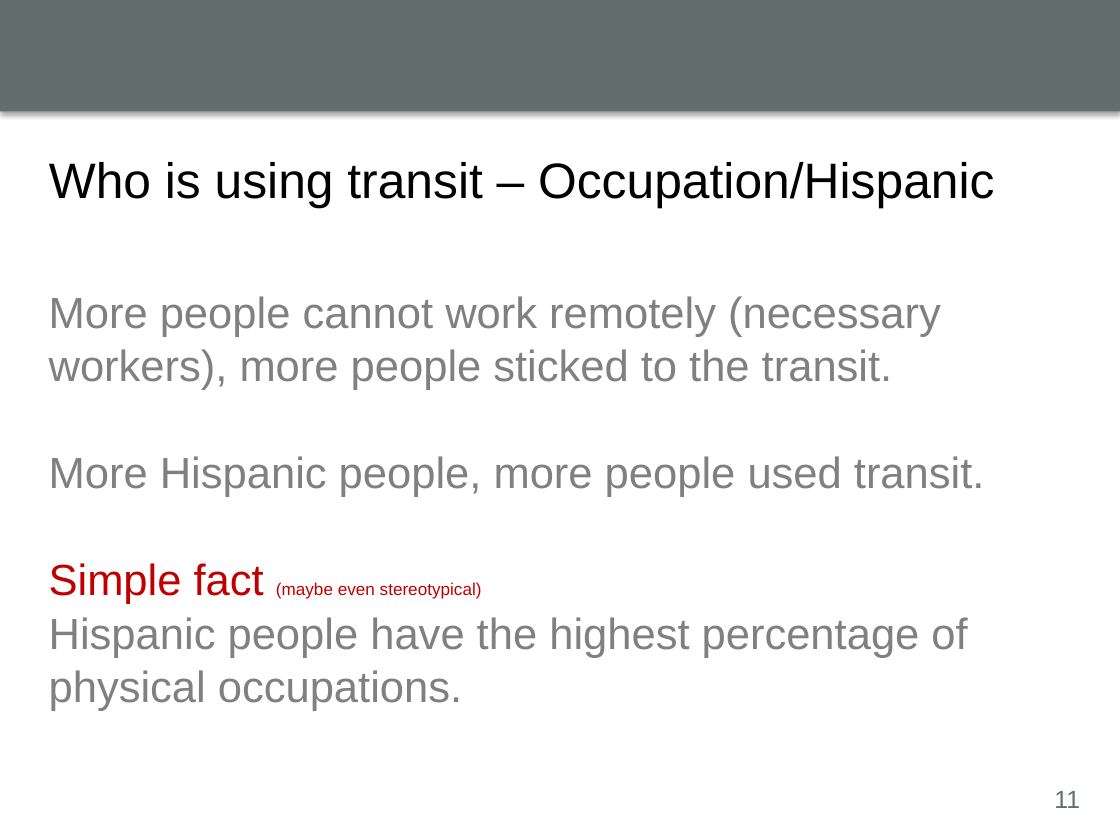
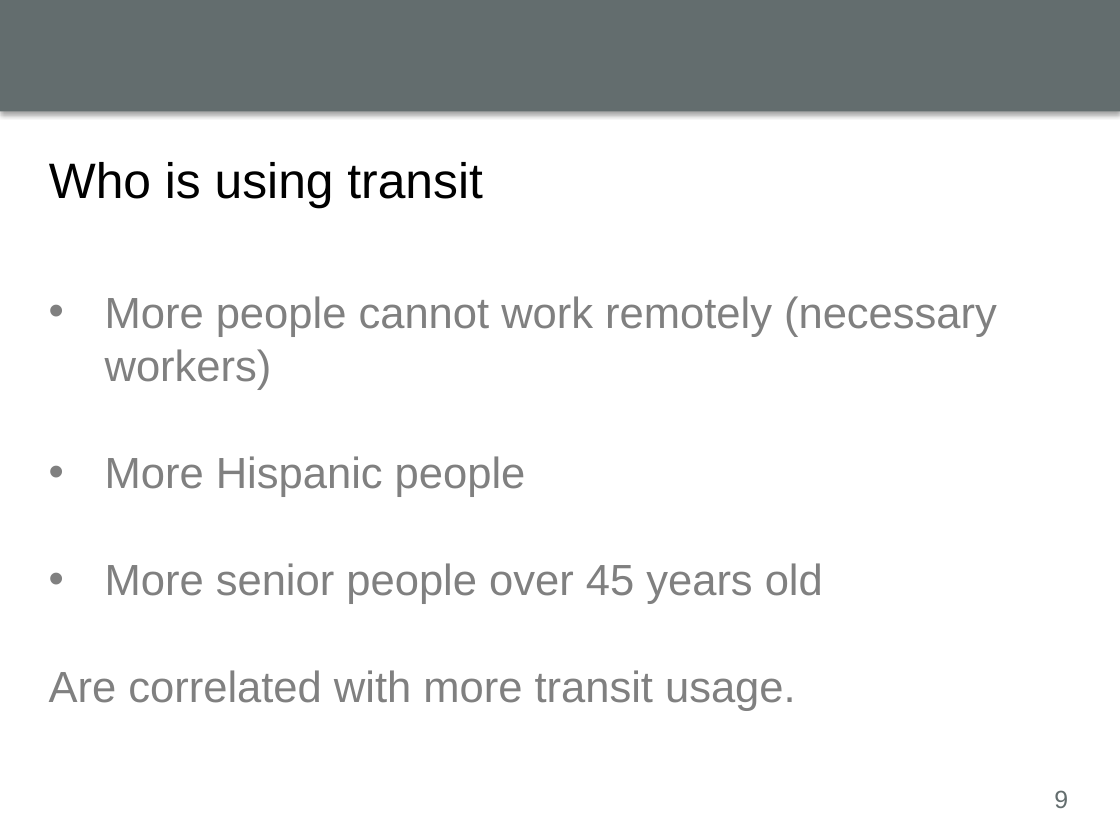
Before and after one commit to luyuliu/COVID-Transit-Demand, a slide deck: slide 9 of doc/lightning_talk.pptx (slide 11 before the commit). Drawn at 1120x840 pixels with LibreOffice and Linux fonts; fonts in the diff are those of the drawing; background and template pictures are left out. Boxes give left, top, right and bottom in pixels: in the first picture for what was removed or moved away, otherwise in the second. Text is boxed around its words. In the diff, an @@ line names an element or a change of style, - is before the commit and + after.

```diff
--- a/doc/lightning_talk.pptx
+++ b/doc/lightning_talk.pptx
@@ title at (x1=49, y1=162, x2=482, y2=209): text changed @@
-Who is using transit – Occupation/Hispanic
+Who is using transit
@@ text at (x1=49, y1=296, x2=997, y2=711): text changed @@
-More people cannot work remotely (necessary workers), more people sticked to the transit.
-More Hispanic people, more people used transit.
-Simple fact (maybe even stereotypical)
-Hispanic people have the highest percentage of physical occupations.
+• More people cannot work remotely (necessary workers)
+• More Hispanic people
+• More senior people over 45 years old
+Are correlated with more transit usage.
@@ page number at (x1=1054, y1=790, x2=1068, y2=808): text changed @@
-11
+9
```
Also in this commit, not shown: 1 other slide changed, 2 slides removed.
